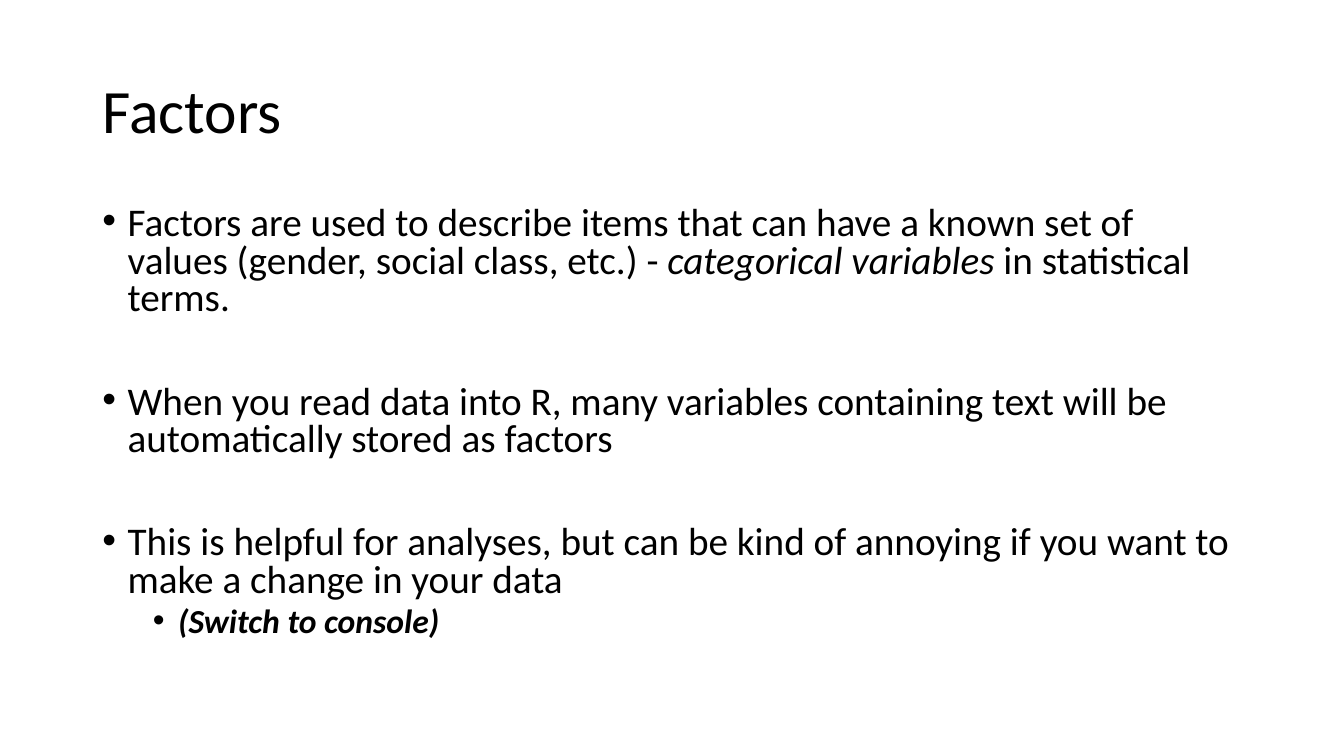
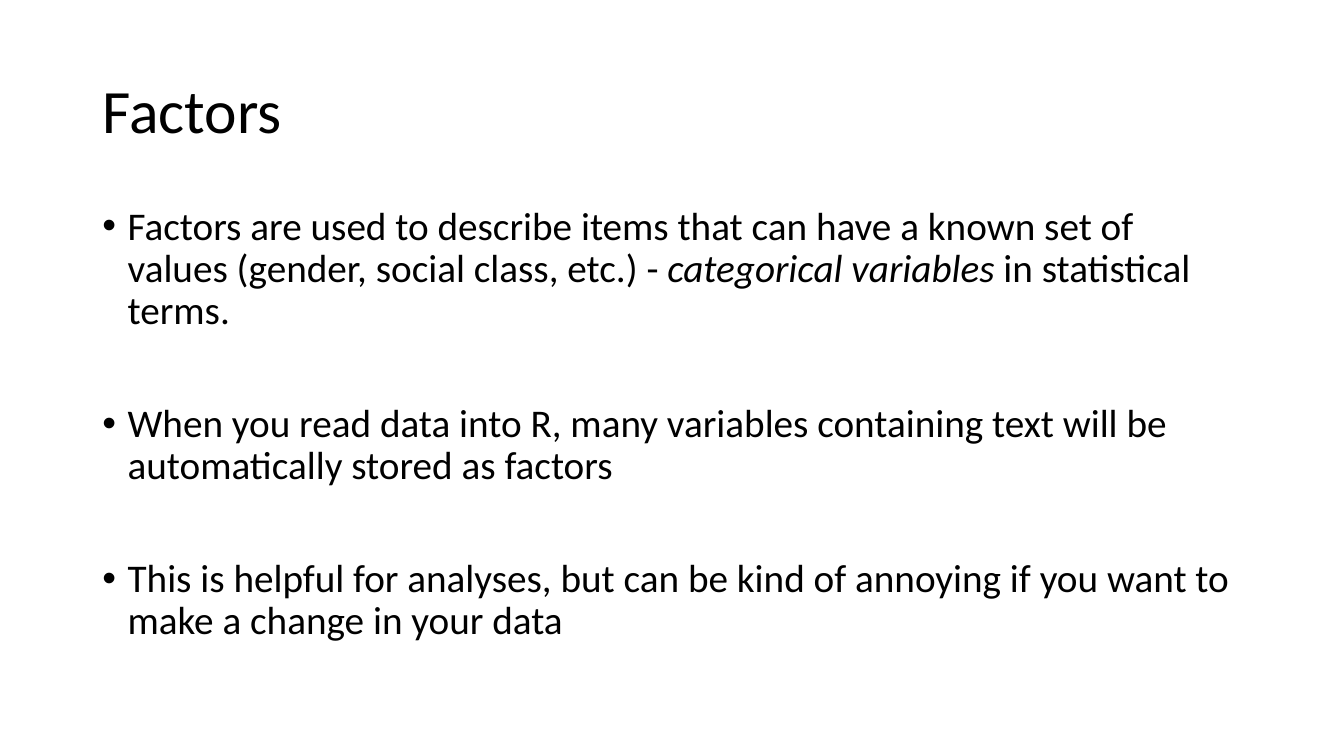
Before and after one commit to VTQuantMethodsEEB/ibrc_workshop, a slide deck: slide 10 of R_crash_course/kailing_ibrc_introR.pptx. Drawn at 1344x756 pixels with LibreOffice and Linux fonts; fonts in the diff are those of the drawing. Boxes give left, top, right and bottom in pixels: in the first picture for what was removed or moved away, otherwise in the second. Text is boxed around its words. In the diff, an @@ line names an element or a change of style, - is before the commit and + after.

```diff
--- a/R_crash_course/kailing_ibrc_introR.pptx
+++ b/R_crash_course/kailing_ibrc_introR.pptx
@@ text "Factors are used to describe ..." at box(128, 212, 1228, 641): line spacing 0.8 to 0.9 @@
@@ text at box(178, 608, 439, 638): paragraph removed @@
-  • (Switch to console)
```
Also in this commit, not shown: 5 other slides changed, 1 other file.
